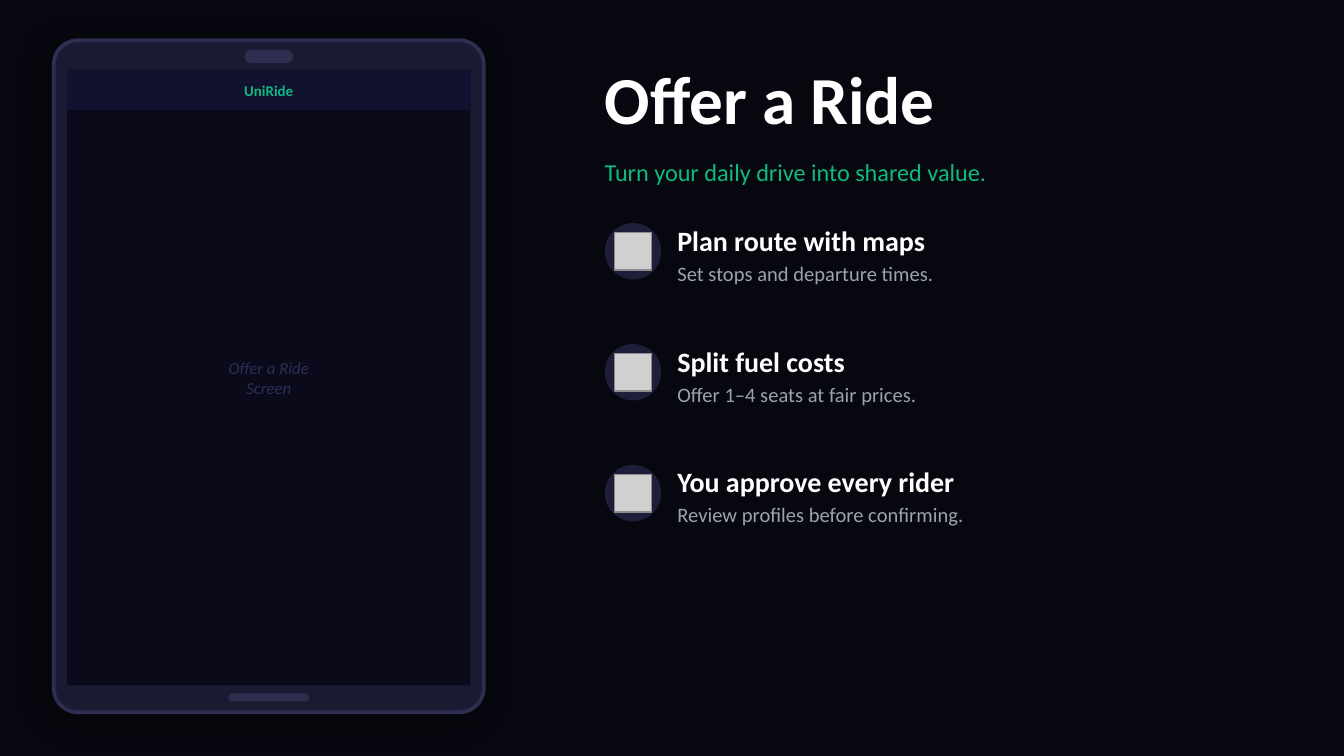
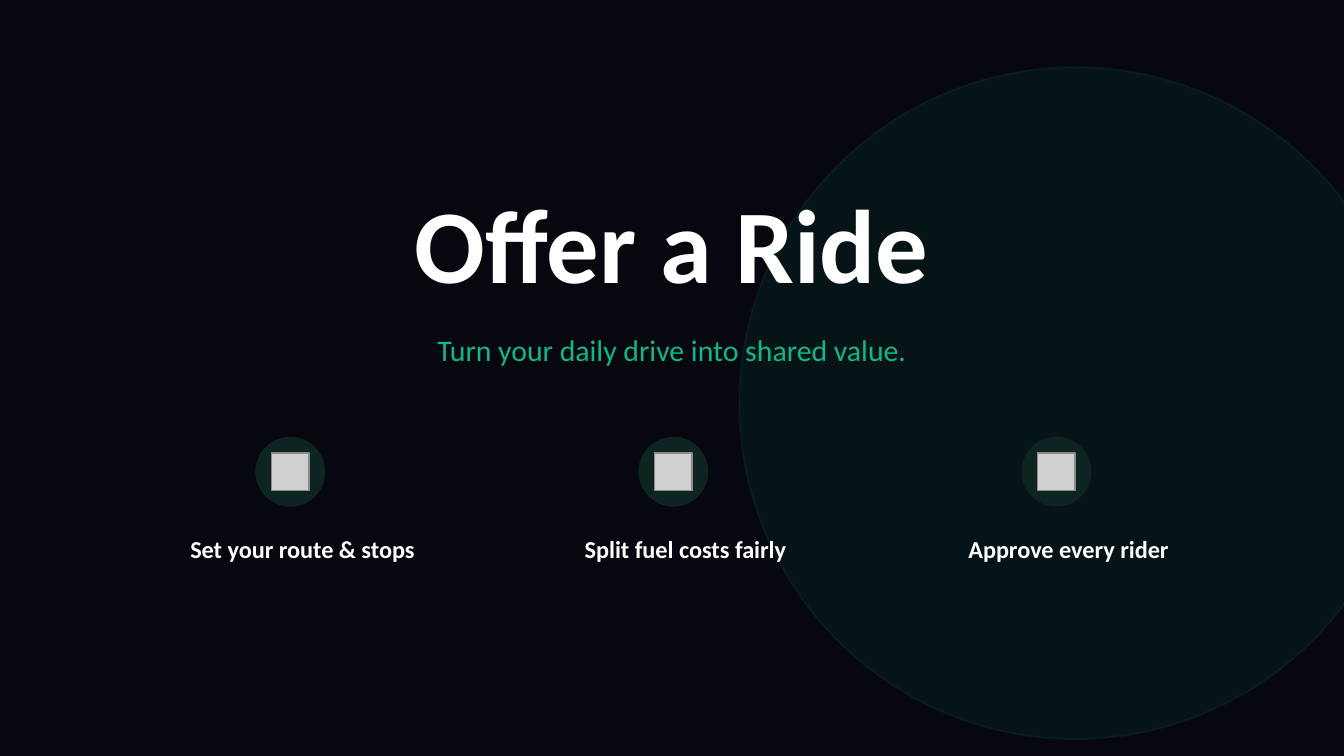
Before and after one commit to iOS-DC/Odyssey-labs-iOS-App, a slide deck: slide 9 of UniRide_Pitch.pptx (slide 8 before the commit). Drawn at 1344x756 pixels with LibreOffice and Linux fonts; fonts in the diff are those of the drawing; grey boxes stand for pictures. Boxes give left, top, right and bottom in pixels: in the first picture for what was removed or moved away, otherwise in the second. Text is boxed around its words. In the diff, an @@ line names an element or a change of style, - is before the commit and + after.

```diff
--- a/UniRide_Pitch.pptx
+++ b/UniRide_Pitch.pptx
@@ rounded rectangle removed at bbox=[54, 40, 484, 712] @@
@@ rounded rectangle removed at bbox=[245, 50, 293, 63] @@
@@ rectangle removed at bbox=[67, 70, 470, 685] @@
@@ rectangle removed at bbox=[67, 70, 470, 110] @@
@@ text removed at bbox=[244, 85, 293, 96] @@
-UniRide
@@ ellipse added at bbox=[739, 67, 1344, 739], fill #10B981 at 8% opacity, outline #10B981 1 pt @@
@@ text "Offer a Ride": place and size @@
-text "Offer a Ride" at bbox=[605, 76, 935, 125]
+text "Offer a Ride" at bbox=[415, 209, 928, 284]
@@ text "Offer a Ride" at bbox=[415, 209, 928, 284]: size 36 to 56 pt; alignment left to centre @@
@@ ellipse removed at bbox=[605, 223, 661, 280] @@
@@ text removed at bbox=[677, 231, 925, 256] @@
-Plan route with maps
@@ text removed at bbox=[677, 267, 933, 285] @@
-Set stops and departure times.
@@ text "Turn your daily drive into ...": place and size @@
-text "Turn your daily drive into ..." at bbox=[605, 164, 986, 185]
+text "Turn your daily drive into ..." at bbox=[437, 340, 906, 366]
@@ text "Turn your daily drive into ..." at bbox=[437, 340, 906, 366]: size 13 to 16 pt; alignment left to centre @@
@@ ellipse removed at bbox=[605, 344, 661, 401] @@
@@ text removed at bbox=[229, 363, 309, 394] @@
-Offer a Ride
-Screen
@@ text removed at bbox=[677, 388, 916, 406] @@
-Offer 1–4 seats at fair prices.
@@ ellipse added at bbox=[255, 437, 325, 507], fill #0D2420 @@
@@ ellipse: place and size @@
-ellipse at bbox=[605, 465, 661, 521]
+ellipse at bbox=[638, 437, 708, 507]
@@ ellipse at bbox=[638, 437, 708, 507]: fill #1E1E3A to #0D2420 @@
@@ ellipse added at bbox=[1021, 437, 1091, 507], fill #0D2420 @@
@@ picture: place and size @@
-picture at bbox=[614, 233, 652, 270]
+picture at bbox=[271, 453, 309, 491]
@@ picture: place and size @@
-picture at bbox=[614, 353, 652, 391]
+picture at bbox=[655, 453, 692, 491]
@@ picture: place and size @@
-picture at bbox=[614, 474, 652, 512]
+picture at bbox=[1038, 453, 1075, 491]
@@ text removed at bbox=[677, 508, 963, 526] @@
-Review profiles before confirming.
@@ text added at bbox=[190, 542, 414, 562], 13 pt, text #FFFFFF, bold @@
+Set your route & stops
@@ text at bbox=[585, 541, 786, 562]: text changed; size 15 to 13 pt @@
-Split fuel costs
+Split fuel costs fairly
@@ text at bbox=[968, 541, 1168, 562]: text changed; size 15 to 13 pt @@
-You approve every rider
+Approve every rider
@@ rounded rectangle removed at bbox=[228, 694, 309, 702] @@
```
Also in this commit, not shown: 3 other slides changed, 1 slide added, 4 other files.
